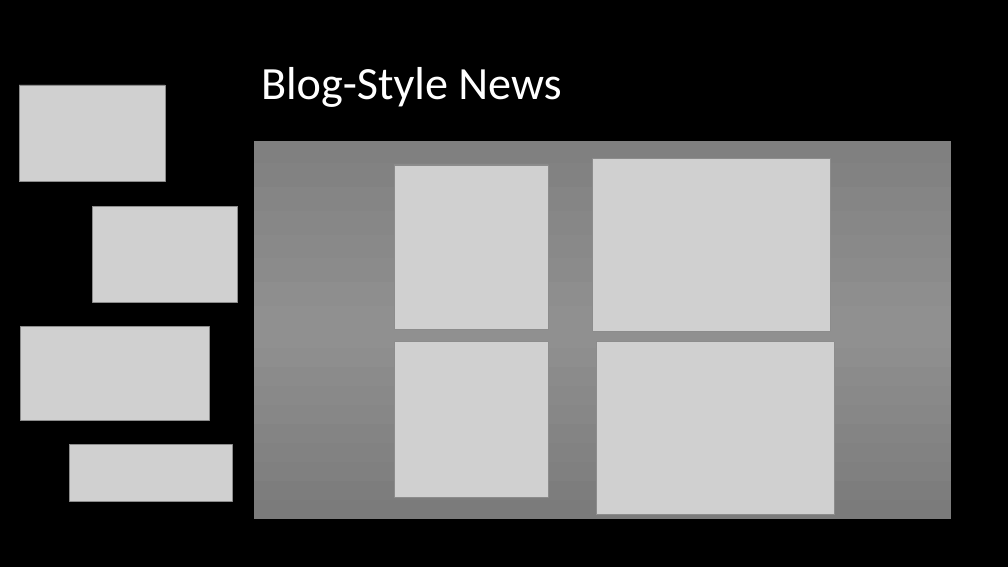
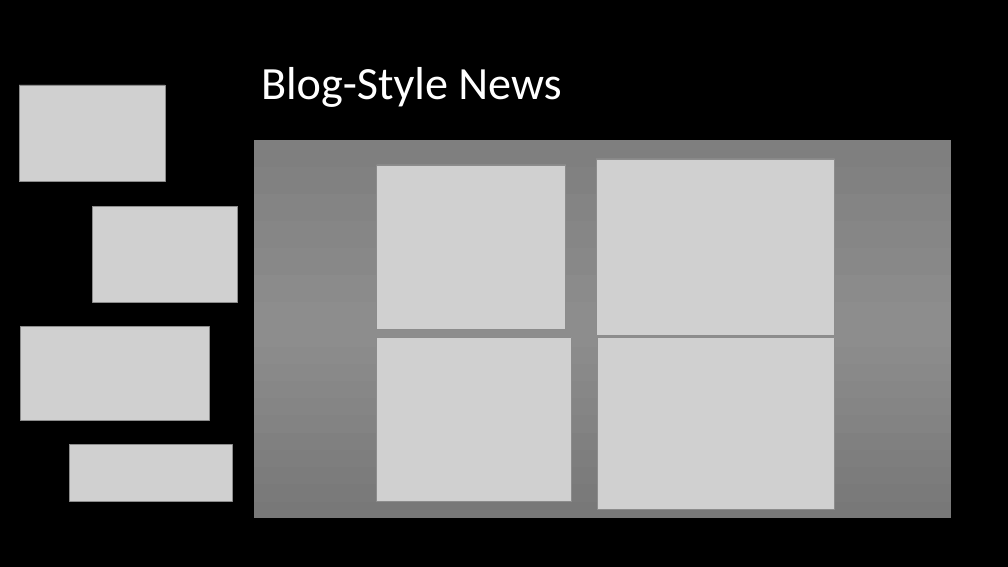
Before and after one commit to jrizcallah/Springboard, a slide deck: slide 6 of Springboard/capstone2/reports/sentiment_bias_presentation.pptx. Drawn at 1008x567 pixels with LibreOffice and Linux fonts; fonts in the diff are those of the drawing; grey boxes stand for pictures. Boxes give left, top, right and bottom in pixels: in the first picture for what was removed or moved away, otherwise in the second. Text is boxed around its words. In the diff, an @@ line names an element or a change of style, - is before the commit and + after.

```diff
--- a/Springboard/capstone2/reports/sentiment_bias_presentation.pptx
+++ b/Springboard/capstone2/reports/sentiment_bias_presentation.pptx
@@ rectangle at bbox=[253, 140, 952, 519]: fill gradient #808080 to #909090 to #7C7C7C to gradient #7F7F7F to #8D8D8D to #787878; outline #000000 0.5 pt to #000000 0.75 pt @@
@@ picture: place and size @@
-picture at bbox=[394, 165, 548, 329]
+picture at bbox=[377, 165, 566, 329]
@@ picture: place and size @@
-picture at bbox=[593, 158, 831, 331]
+picture at bbox=[597, 159, 836, 335]
@@ picture: place and size @@
-picture at bbox=[394, 341, 548, 497]
+picture at bbox=[377, 337, 572, 501]
@@ picture: place and size @@
-picture at bbox=[596, 341, 835, 515]
+picture at bbox=[598, 337, 836, 510]
```
Also in this commit, not shown: 26 other slides changed, 6 slides added, 2 slides removed, 29 other files.
